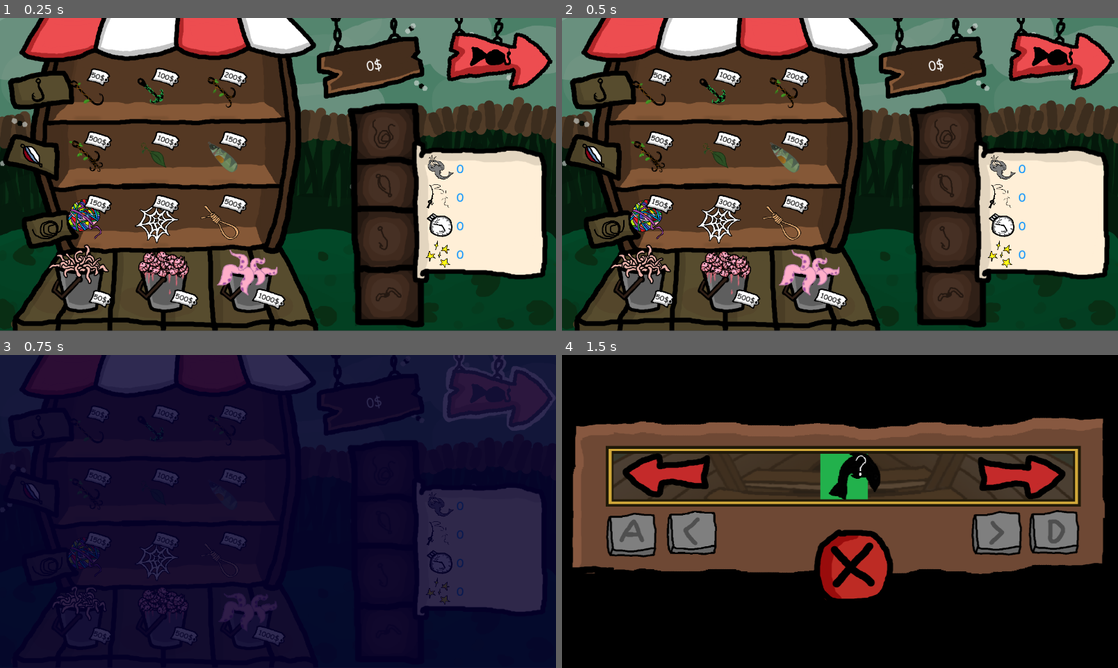
Above: before the commit, frames 1-4 (two rows, left to right).
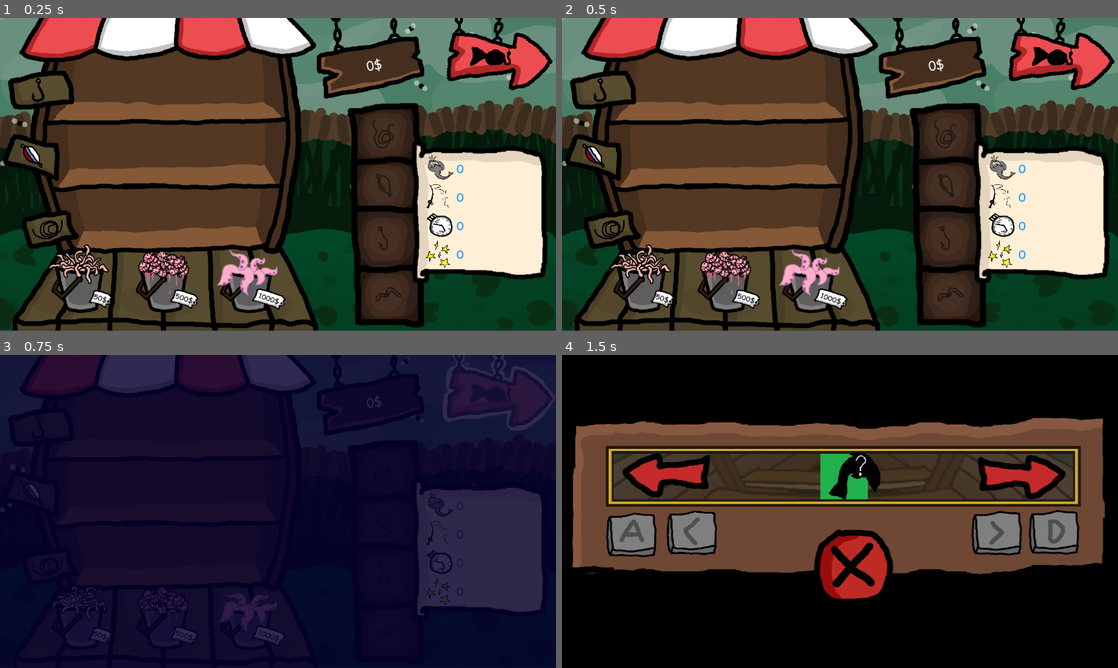
Above: after the commit, the same moments.

Repository: Animo105/greedy-fishing
Game: Godot game, scene res://Shop/shop.tscn
Two runs of this game, one before a commit and one after it. Both use one fixed random seed, a clock stepped at 60 frames per second and the inputs below. This scene is started directly instead of the project's main scene. Sound files missing from this copy of the repository are replaced by a short silence.
Inputs (mouse positions are in pixels of both pictures, inside the frame that each line leads up to):
- Up to frame 1 (0.25 s): no input
- Up to frame 2 (0.5 s): no input
- Up to frame 3 (0.75 s): click (500, 392) at 0.5 s
- Up to frame 4 (1.5 s): tap Enter at 1.25 s; move the mouse to (962, 495) at 1.27 s; hold D (right) from 1.28 s (still down); click (962, 495) at 1.42 s

The runs differ from the first frame. In frame 1, 3.4% of the frame differs, in the area x 12-45%, y 15-72%; in frame 2, 3.4%, in the area x 12-45%, y 15-73%; in frame 3, 1.1%; in frame 4, nothing differs.
Error after the commit: Invalid access to property or key 'hook_list' on a base object of type 'Node (gear_manager.gd)'. (res://Shop/shop.gd:61)

Commit message:
Library pour loader les fish de manière semi manuel
faut les mettres dans la resource

Diff:
--- /dev/null
+++ b/Assets/fish/fish_library.tres
@@ -0,0 +1,28 @@
+[gd_resource type="Resource" script_class="FishLibrary" format=3 uid="uid://y1tn4hksvcmb"]
+
+[ext_resource type="Script" uid="uid://bb6mc2xy1t4uq" path="res://Fish/fish.gd" id="1_6j7nh"]
+[ext_resource type="Script" uid="uid://btpxqqb5lovup" path="res://Libraries/fish_library.gd" id="2_sj0km"]
+[ext_resource type="Resource" uid="uid://cpp0c1ek8nky4" path="res://Fish/Resources/Frozen/fake_fish.tres" id="2_wnkjk"]
+[ext_resource type="Resource" uid="uid://10lhgs3mksey" path="res://Fish/Resources/Frozen/feet_fish.tres" id="3_xfpaw"]
+[ext_resource type="Resource" uid="uid://cnwvjh65k1kxd" path="res://Fish/Resources/Frozen/ice_fish.tres" id="4_wmd8y"]
+[ext_resource type="Resource" uid="uid://b77skgjknmyt5" path="res://Fish/Resources/Frozen/parrot_fish.tres" id="5_cye7y"]
+[ext_resource type="Resource" uid="uid://d35yrx7h10vkv" path="res://Fish/Resources/Frozen/pixel_fish.tres" id="6_uqiop"]
+[ext_resource type="Resource" uid="uid://dfbq5b8hl5c7t" path="res://Fish/Resources/Frozen/puffer_fish.tres" id="7_h6pia"]
+[ext_resource type="Resource" uid="uid://ddbw45tt0pp35" path="res://Fish/Resources/Frozen/yellow_fish.tres" id="8_88fvs"]
+[ext_resource type="Resource" uid="uid://b7midsxj1c2rx" path="res://Fish/Resources/Swamp/eel_fish.tres" id="9_rwyo1"]
+[ext_resource type="Resource" uid="uid://b3d5hgdp64yqe" path="res://Fish/Resources/Swamp/ghost_fish.tres" id="10_6f5o4"]
+[ext_resource type="Resource" uid="uid://dvfkuk3648ewe" path="res://Fish/Resources/Swamp/gray_fish.tres" id="11_xscmw"]
+[ext_resource type="Resource" uid="uid://bpndigkny04yy" path="res://Fish/Resources/Swamp/green_fish.tres" id="12_qaqy5"]
+[ext_resource type="Resource" uid="uid://bgmrrpun3dbqa" path="res://Fish/Resources/Swamp/pink_fish.tres" id="13_g2aro"]
+[ext_resource type="Resource" uid="uid://6wkaea1omc6c" path="res://Fish/Resources/Swamp/purple_fish.tres" id="14_3hw2o"]
+[ext_resource type="Resource" uid="uid://n6pirmsanyfa" path="res://Fish/Resources/Swamp/rock_fish.tres" id="15_x7s43"]
+[ext_resource type="Resource" uid="uid://yamrpwxnqgcd" path="res://Fish/Resources/Volcano/fighter_fish.tres" id="16_30uo1"]
+[ext_resource type="Resource" uid="uid://s257mp1im67y" path="res://Fish/Resources/Volcano/fire_fish.tres" id="17_cgy6r"]
+[ext_resource type="Resource" uid="uid://bddctd2v0cbs4" path="res://Fish/Resources/Volcano/hermit_fish.tres" id="18_ulnwb"]
+[ext_resource type="Resource" uid="uid://5plqmoxyeodt" path="res://Fish/Resources/Volcano/red_fish.tres" id="19_6c45u"]
+[ext_resource type="Resource" uid="uid://d0g88r6xq2pam" path="res://Fish/Resources/Volcano/small_fish.tres" id="20_rwtx7"]
+
+[resource]
+script = ExtResource("2_sj0km")
+fish = Array[ExtResource("1_6j7nh")]([ExtResource("2_wnkjk"), ExtResource("3_xfpaw"), ExtResource("4_wmd8y"), ExtResource("5_cye7y"), ExtResource("6_uqiop"), ExtResource("7_h6pia"), ExtResource("8_88fvs"), ExtResource("9_rwyo1"), ExtResource("10_6f5o4"), ExtResource("11_xscmw"), ExtResource("12_qaqy5"), ExtResource("13_g2aro"), ExtResource("14_3hw2o"), ExtResource("15_x7s43"), ExtResource("16_30uo1"), ExtResource("17_cgy6r"), ExtResource("18_ulnwb"), ExtResource("19_6c45u"), ExtResource("20_rwtx7")])
+metadata/_custom_type_script = "uid://btpxqqb5lovup"
--- /dev/null
+++ b/Assets/gearsAssets/gear_library.tres
@@ -0,0 +1,42 @@
+[gd_resource type="Resource" script_class="GearLibrary" format=3 uid="uid://dq5x6reqh1w55"]
+
+[ext_resource type="Script" uid="uid://c6skkt4jmcl07" path="res://Gears/gear.gd" id="1_e1kil"]
+[ext_resource type="Resource" uid="uid://bvjviu2cpm7ag" path="res://Gears/Resources/Baits/bait1.tres" id="2_6eiao"]
+[ext_resource type="Script" uid="uid://bdy7clet5qip7" path="res://Libraries/gear_library.gd" id="2_c5vxi"]
+[ext_resource type="Resource" uid="uid://c3gd7n1huyw7" path="res://Gears/Resources/Baits/bait2.tres" id="3_apkhv"]
+[ext_resource type="Resource" uid="uid://do3o0337y223o" path="res://Gears/Resources/Baits/bait3.tres" id="4_apary"]
+[ext_resource type="Resource" uid="uid://b8tjya7jsnhcu" path="res://Gears/Resources/Hooks/basic_hook_1.tres" id="5_w325k"]
+[ext_resource type="Resource" uid="uid://dic1dx0wevjse" path="res://Gears/Resources/Hooks/basic_hook_2.tres" id="6_ta7oe"]
+[ext_resource type="Resource" uid="uid://ctdvfj8l0ue5v" path="res://Gears/Resources/Hooks/christmas_hook_1.tres" id="7_clu12"]
+[ext_resource type="Resource" uid="uid://c1rp8ewctg476" path="res://Gears/Resources/Hooks/christmas_hook_2.tres" id="8_taptu"]
+[ext_resource type="Resource" uid="uid://dhn2cb2nak6nf" path="res://Gears/Resources/Hooks/christmas_hook_3.tres" id="9_tqlm2"]
+[ext_resource type="Resource" uid="uid://cfakql2phlbgh" path="res://Gears/Resources/Hooks/cobalt_hook_2.tres" id="10_ku3k4"]
+[ext_resource type="Resource" uid="uid://bao572tjn602h" path="res://Gears/Resources/Hooks/cobalt_hook_3.tres" id="11_rb143"]
+[ext_resource type="Resource" uid="uid://t8fe7l156pek" path="res://Gears/Resources/Hooks/demonic_hook_2.tres" id="12_yelio"]
+[ext_resource type="Resource" uid="uid://ckhbd122au2db" path="res://Gears/Resources/Hooks/demonic_hook_3.tres" id="13_muwgi"]
+[ext_resource type="Resource" uid="uid://cytiav00vw73e" path="res://Gears/Resources/Hooks/plant_hook_1.tres" id="14_cavx0"]
+[ext_resource type="Resource" uid="uid://oip8sql2ihhh" path="res://Gears/Resources/Hooks/plant_hook_2.tres" id="15_7f3k4"]
+[ext_resource type="Resource" uid="uid://bsjh2ykbamaia" path="res://Gears/Resources/Hooks/plant_hook_3.tres" id="16_r8d72"]
+[ext_resource type="Resource" uid="uid://b0yil2vt23kut" path="res://Gears/Resources/Lines/cobalt_line.tres" id="17_7ujhf"]
+[ext_resource type="Resource" uid="uid://2l6w6q8p5chr" path="res://Gears/Resources/Lines/demonic_line.tres" id="18_kg6q5"]
+[ext_resource type="Resource" uid="uid://bxjn4d7g8fhua" path="res://Gears/Resources/Lines/festive_line.tres" id="19_prlec"]
+[ext_resource type="Resource" uid="uid://n81bf8i2wusm" path="res://Gears/Resources/Lines/hdmi_line.tres" id="20_q4fak"]
+[ext_resource type="Resource" uid="uid://yr10tha2h6le" path="res://Gears/Resources/Lines/rope_line.tres" id="21_a5vrf"]
+[ext_resource type="Resource" uid="uid://b3fvipd56tt20" path="res://Gears/Resources/Lines/web_line.tres" id="22_4m4bh"]
+[ext_resource type="Resource" uid="uid://bg0jc0v8jl0gf" path="res://Gears/Resources/Lines/whip_line.tres" id="23_t0fbw"]
+[ext_resource type="Resource" uid="uid://cqubdhks0x8yk" path="res://Gears/Resources/Lines/wool_line.tres" id="24_qultx"]
+[ext_resource type="Resource" uid="uid://b2gx2un86eys2" path="res://Gears/Resources/Spoons/basic_spoon.tres" id="26_h0rug"]
+[ext_resource type="Resource" uid="uid://c2he8d2k7u27i" path="res://Gears/Resources/Spoons/cobalt_spoon.tres" id="27_5icer"]
+[ext_resource type="Resource" uid="uid://bnutvugy8tyg5" path="res://Gears/Resources/Spoons/demonic_spoon.tres" id="28_7s8f5"]
+[ext_resource type="Resource" uid="uid://caxdma2wnrk78" path="res://Gears/Resources/Spoons/disco_spoon.tres" id="29_n432w"]
+[ext_resource type="Resource" uid="uid://osmsenc3oanf" path="res://Gears/Resources/Spoons/ginger_spoon.tres" id="30_mfv5j"]
+[ext_resource type="Resource" uid="uid://b4tmymav81b7t" path="res://Gears/Resources/Spoons/golden_spoon.tres" id="31_arqn6"]
+[ext_resource type="Resource" uid="uid://qgi45f8038q7" path="res://Gears/Resources/Spoons/leaf_spoon.tres" id="32_s8gu1"]
+
+[resource]
+script = ExtResource("2_c5vxi")
+baits = Array[ExtResource("1_e1kil")]([ExtResource("2_6eiao"), ExtResource("3_apkhv"), ExtResource("4_apary")])
+lines = Array[ExtResource("1_e1kil")]([ExtResource("17_7ujhf"), ExtResource("18_kg6q5"), ExtResource("19_prlec"), ExtResource("20_q4fak"), ExtResource("21_a5vrf"), ExtResource("22_4m4bh"), ExtResource("23_t0fbw"), ExtResource("24_qultx")])
+hooks = Array[ExtResource("1_e1kil")]([ExtResource("5_w325k"), ExtResource("6_ta7oe"), ExtResource("7_clu12"), ExtResource("8_taptu"), ExtResource("9_tqlm2"), ExtResource("10_ku3k4"), ExtResource("11_rb143"), ExtResource("12_yelio"), ExtResource("13_muwgi"), ExtResource("14_cavx0"), ExtResource("15_7f3k4"), ExtResource("16_r8d72")])
+spoons = Array[ExtResource("1_e1kil")]([ExtResource("26_h0rug"), ExtResource("27_5icer"), ExtResource("28_7s8f5"), ExtResource("29_n432w"), ExtResource("30_mfv5j"), ExtResource("31_arqn6"), ExtResource("32_s8gu1")])
+metadata/_custom_type_script = "uid://bdy7clet5qip7"
--- a/Globals/Autoloads/SFXManager.gd
+++ b/Globals/Autoloads/SFXManager.gd
@@ -10,10 +10,11 @@
 func _ready() -> void:
 	for i in POOL_SIZE:
 		var player := AudioStreamPlayer.new()
+		player.bus = "SFX"
 		add_child(player)
 		players.append(player)
-	return
 	for file in DirAccess.get_files_at(SFX_PATH):
+		continue
 		if ResourceLoader.exists(SFX_PATH + file):
 			var res = load(SFX_PATH + file)
 			if res is AudioStream:
--- a/Globals/Autoloads/fish_manager.gd
+++ b/Globals/Autoloads/fish_manager.gd
@@ -2,31 +2,12 @@
 
 const FISH_FOLDER_PATH = "res://Fish/Resources/"
 
-var fish_list : Dictionary[String,FishResource]
-
-# Called when the node enters the scene tree for the first time.
-func _ready() -> void:
-	load_fish_from_folder(FISH_FOLDER_PATH)
-
-func load_fish_from_folder(path: String) -> void:
-	var dir := DirAccess.open(path)
-	if dir == null: return
-
-	for file in dir.get_files():
-		var file_path := path.path_join(file)
-		if ResourceLoader.exists(file_path):
-			var fish_name := file.trim_suffix(".tres")
-			var res = ResourceLoader.load(file_path)
-			if res is FishResource:
-				fish_list[fish_name] = res
-
-	for folder in dir.get_directories():
-		load_fish_from_folder(path.path_join(folder))
+const FISH_LIBRARY = preload("uid://y1tn4hksvcmb")
 
 func pick_a_fish() -> FishResource:
 	var can_pick : Array[FishResource] = []
 	var current_bait_type : FishResource.Bait = Globals.rod.bait_type
-	for fish : FishResource in fish_list.values():
+	for fish : FishResource in FISH_LIBRARY.fish:
 		if fish.habitat != Globals.current_habitat:
 			continue
 		if fish.bait_type == FishResource.Bait.ANY or fish.bait_type == current_bait_type:
--- a/Globals/Autoloads/fish_manager.tscn
+++ /dev/null
@@ -1,6 +0,0 @@
-[gd_scene format=3 uid="uid://bnr2flvu1w4pu"]
-
-[ext_resource type="Script" uid="uid://dq6gb58w754co" path="res://Globals/Autoloads/fish_manager.gd" id="1_d54si"]
-
-[node name="FishManager" type="Node" unique_id=1593784563]
-script = ExtResource("1_d54si")
--- a/Globals/Autoloads/gear_manager.gd
+++ b/Globals/Autoloads/gear_manager.gd
@@ -2,32 +2,4 @@
 
 const GEAR_FOLDER_PATH = "res://Gears/Resources/"
 
-var bait_list : Array[GearResource]
-var spoon_list : Array[GearResource]
-var hook_list : Array[GearResource]
-var line_list : Array[GearResource]
-
-# Called when the node enters the scene tree for the first time.
-func _ready() -> void:
-	load_gear_from_folder(GEAR_FOLDER_PATH)
-
-func load_gear_from_folder(path: String) -> void:
-	var dir := DirAccess.open(path)
-	if dir == null: return
-
-	for file in dir.get_files():
-		var file_path := path.path_join(file)
-		if ResourceLoader.exists(file_path):
-			var res = ResourceLoader.load(file_path)
-			if res is GearResource:
-				if res.type == GearResource.Type.BAIT:
-					bait_list.append(res)
-				elif res.type == GearResource.Type.SPOON:
-					spoon_list.append(res)
-				elif res.type == GearResource.Type.HOOK:
-					hook_list.append(res)
-				elif res.type == GearResource.Type.LINE:
-					line_list.append(res)
-
-	for folder in dir.get_directories():
-		load_gear_from_folder(path.path_join(folder))
+const GEAR_LIBRARY = preload("uid://dq5x6reqh1w55")
--- a/Globals/Autoloads/gear_manager.tscn
+++ /dev/null
@@ -1,6 +0,0 @@
-[gd_scene format=3 uid="uid://oq7y652u3jow"]
-
-[ext_resource type="Script" uid="uid://y0ol1txdnsck" path="res://Globals/Autoloads/gear_manager.gd" id="1_sl4wk"]
-
-[node name="GearManager" type="Node" unique_id=328644115]
-script = ExtResource("1_sl4wk")
--- /dev/null
+++ b/Globals/Options/options.gd
@@ -0,0 +1,8 @@
+extends Node
+
+var main_volume : float = 0.0
+var music_volume : float = 0.0
+var sfx_volume : float = 0.0
+
+func _ready() -> void:
+	pass
--- a/Globals/rod.gd
+++ b/Globals/rod.gd
@@ -10,7 +10,7 @@
 ## DEPRICATED
 var pull_strenght : float = 0.0
 
-var catch_zone_speed : float = 0.1
+var catch_zone_speed : float = 0.05
 var snap_resistence : float = 0
 var catch_zone_size : float = 0.1
 var catch_speed : float = 0
--- a/Level Select/level_select.gd
+++ b/Level Select/level_select.gd
@@ -101,7 +101,7 @@
 func display_fishes() -> void:
 	for child in fish_display.get_children():
 		fish_display.remove_child(child)
-	for x : FishResource in FishManager.fish_list.values():
+	for x : FishResource in FishManager.FISH_LIBRARY.fish:
 		if x.habitat == Globals.current_habitat:
 			var fish_display_texture : TextureRect = TextureRect.new()
 			fish_display_texture.expand_mode = TextureRect.EXPAND_IGNORE_SIZE
--- /dev/null
+++ b/Libraries/fish_library.gd
@@ -0,0 +1,4 @@
+extends Resource
+class_name FishLibrary
+
+@export var fish : Array[FishResource]
--- /dev/null
+++ b/Libraries/gear_library.gd
@@ -0,0 +1,7 @@
+extends Resource
+class_name GearLibrary
+
+@export var baits : Array[GearResource]
+@export var lines : Array[GearResource]
+@export var hooks : Array[GearResource]
+@export var spoons : Array[GearResource]
--- /dev/null
+++ b/default_bus_layout.tres
@@ -0,0 +1,15 @@
+[gd_resource type="AudioBusLayout" format=3 uid="uid://k5rnxaxuar3g"]
+
+[resource]
+bus/1/name = &"SFX"
+bus/1/solo = false
+bus/1/mute = false
+bus/1/bypass_fx = false
+bus/1/volume_db = 0.0
+bus/1/send = &"Master"
+bus/2/name = &"Music"
+bus/2/solo = false
+bus/2/mute = false
+bus/2/bypass_fx = false
+bus/2/volume_db = 0.0
+bus/2/send = &"Master"
Not shown, added: Globals/Options/options.gd.uid
Not shown, added: Libraries/fish_library.gd.uid
Not shown, added: Libraries/gear_library.gd.uid
Not shown, added: export_presets.cfg
